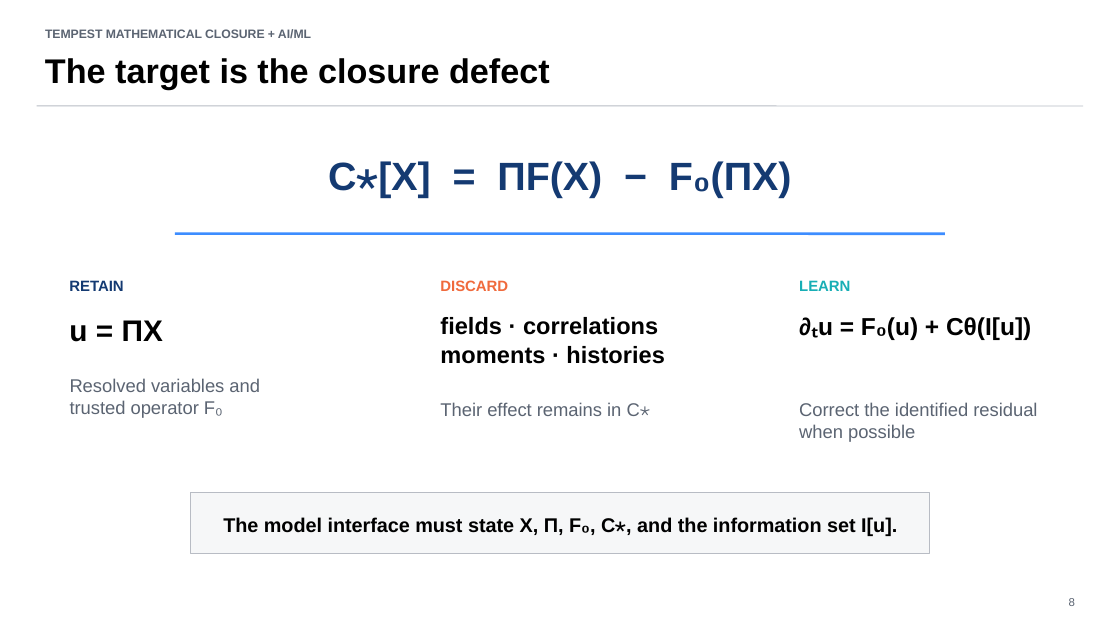
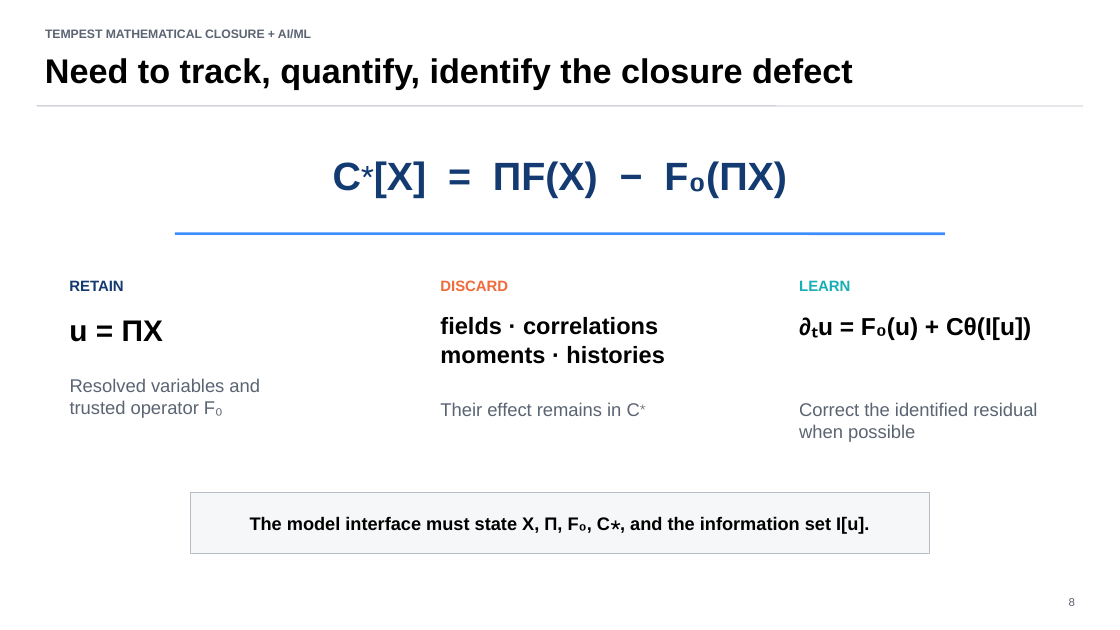
Before and after one commit to annacgilbert/TEMPEST-model-bake-off, a slide deck: slide 7 of docs/presentations/TEMPEST_closure_models_full_talk.pptx (slide 8 before the commit). Drawn at 1120x630 pixels with LibreOffice and Linux fonts; fonts in the diff are those of the drawing. Boxes give left, top, right and bottom in pixels: in the first picture for what was removed or moved away, otherwise in the second. Text is boxed around its words. In the diff, an @@ line names an element or a change of style, - is before the commit and + after.

Commit message:
Update closure documentation and presentation

```diff
--- a/docs/presentations/TEMPEST_closure_models_full_talk.pptx
+++ b/docs/presentations/TEMPEST_closure_models_full_talk.pptx
@@ text at <box>45,58,853,90</box>: text changed @@
-The target is the closure defect
+Need to track, quantify, identify the closure defect
@@ text "C⋆[X] = ΠF(X) − F₀(ΠX)" at <box>333,161,787,198</box>: now superscript in "C⋆[X]" @@
@@ text "Their effect remains in C⋆" at <box>440,402,640,416</box>: now superscript in "C⋆" @@
@@ text "The model interface must state ..." at <box>250,516,869,534</box>: size 17 to 15.7 pt @@
```
Also in this commit, not shown: 18 other slides changed, 1 slide added, 3 slides removed, 6 other files.
